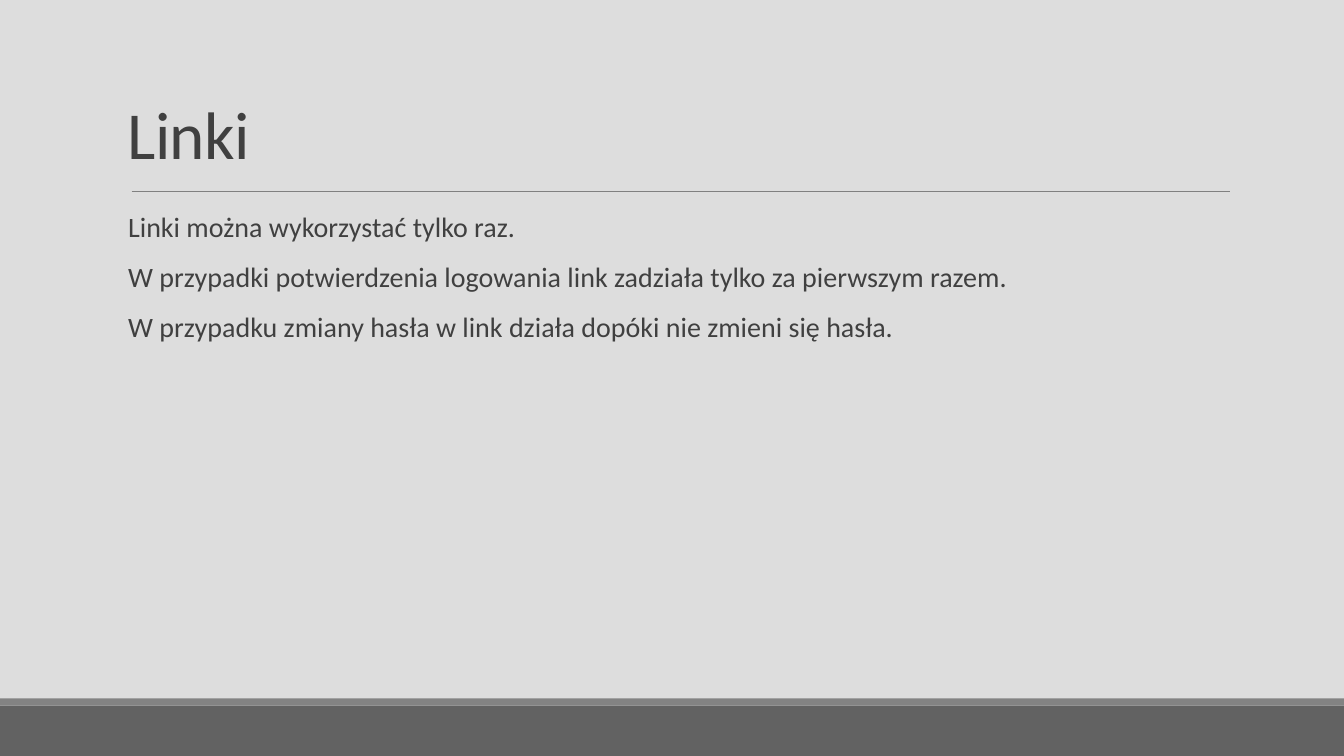
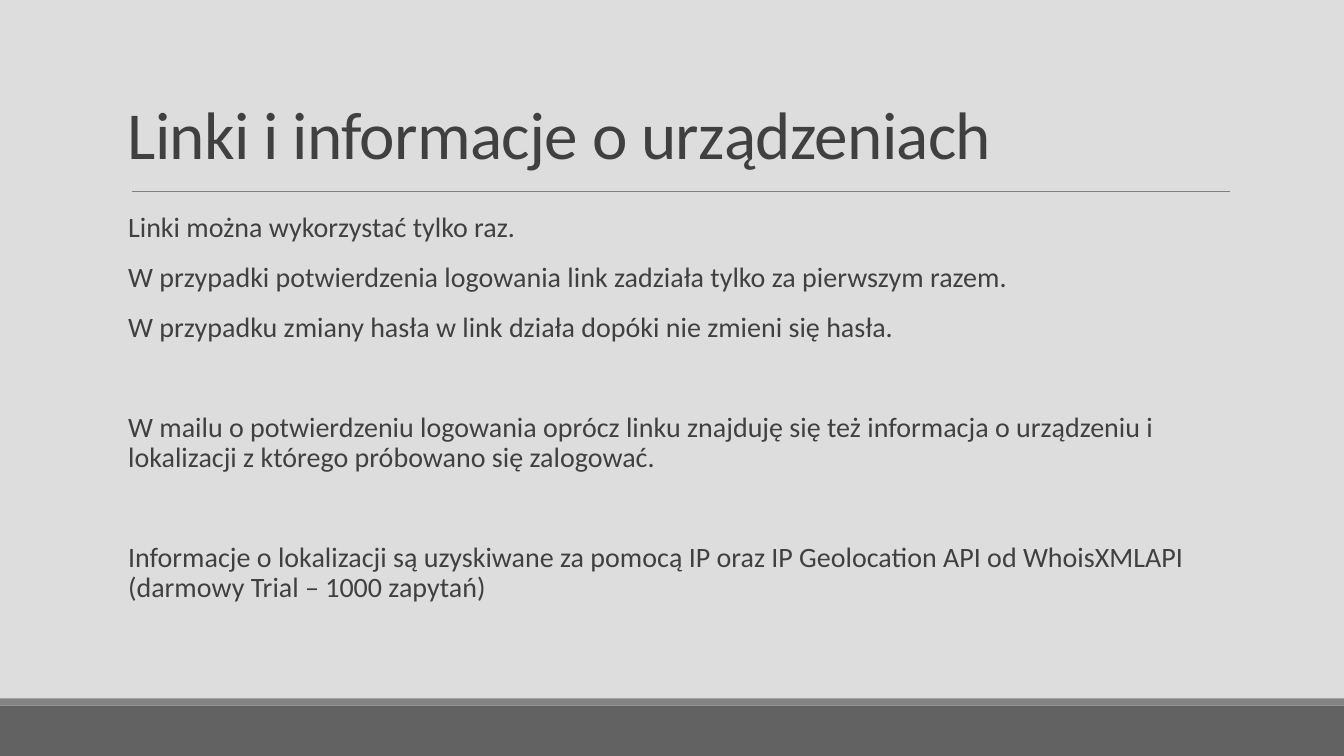
Before and after one commit to zvzia/OD-Projekt, a slide deck: slide 12 of Prezentacja.pptx. Drawn at 1344x756 pixels with LibreOffice and Linux fonts; fonts in the diff are those of the drawing. Boxes give left, top, right and bottom in pixels: in the first picture for what was removed or moved away, otherwise in the second. Text is boxed around its words. In the diff, an @@ line names an element or a change of style, - is before the commit and + after.

```diff
--- a/Prezentacja.pptx
+++ b/Prezentacja.pptx
@@ title at box(128, 112, 991, 171): text changed @@
-Linki
+Linki i informacje o urządzeniach
@@ text at box(128, 417, 1183, 602): paragraphs added @@
+W mailu o potwierdzeniu logowania oprócz linku znajduję się też informacja o urządzeniu i lokalizacji z którego próbowano się zalogować.
+Informacje o lokalizacji są uzyskiwane za pomocą IP oraz IP Geolocation API od WhoisXMLAPI (darmowy Trial – 1000 zapytań)
```
Also in this commit, not shown: 1 other slide changed.
